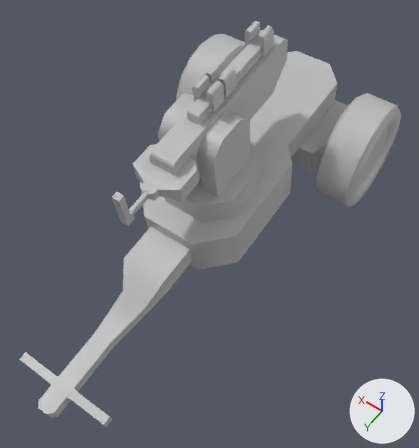
Before and after pictures for a commit that changed the FBX model Assets/Art/Props/ArilleryBase/Artillery.fbx.
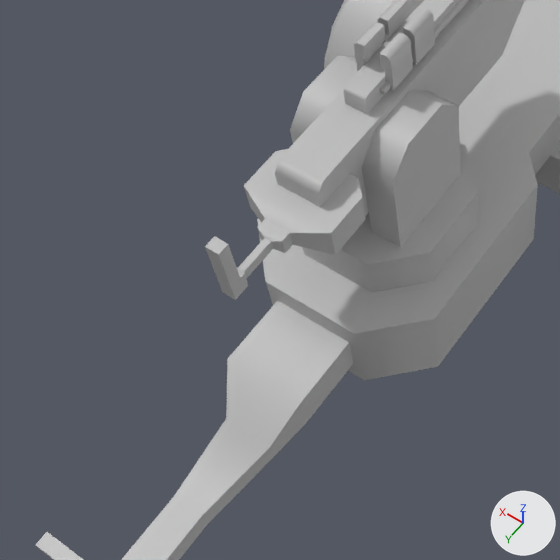
Each version is shown whole from a 50 mm lens placed at (-0.984, 1.403, 2.237), pointed at (-0.13, 0.208, 0.358), then close up on the part from 0% to 73% of the width and 14% to 82% of the height. Every picture has the same lights, and +X, +Y and +Z are marked at lower right. Where no turn or scale is listed for an object, it has been applied to the vertices.

The scene before the commit, as lines of its bpy script (objects in view):
```python
me_mesh = bpy.data.meshes.new('Mesh')
me_mesh.from_pydata(...)  # 616 vertices, 609 faces; spans x -0.5..0.5, y -0.88..1.12, z 0.0..0.95
me_mesh.materials.append(mat_lambert1)  # grey #bcbcbc
ob_artillery = bpy.data.objects.new('Artillery', me_mesh)
ob_artillery.location = (0.0, 0.0, 0.0)
```
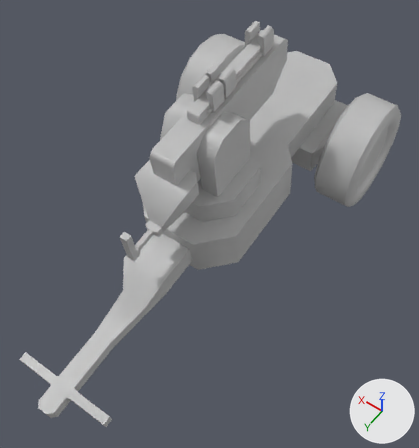
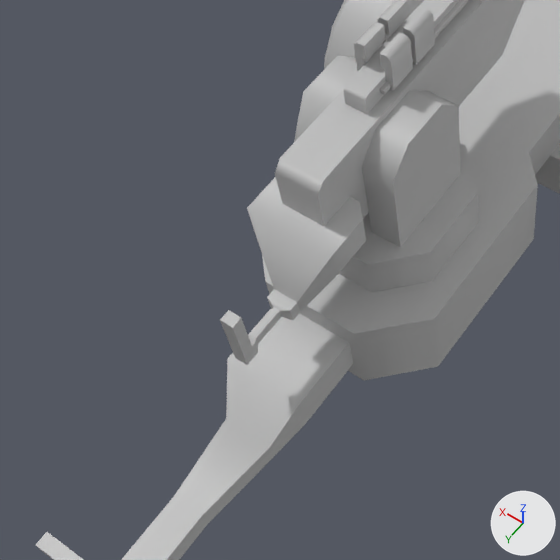
Where the change shows, as pixel boxes [x1, y1, x2, y2] in the close-ups (560 x 560 px; the box of a moved part takes in the faces that stretch with it):
part 1 of me_mesh, moved or reshaped
    before: [205, 219, 293, 300]
    after: [220, 289, 300, 365]
part 2 of me_mesh, moved or reshaped
    before: [244, 92, 366, 255]
    after: [247, 92, 366, 312]
part 3 of me_mesh, shading changed
    both: [36, 0, 560, 560]

What the commit changed:
me_mesh has 616 vertices, 609 faces and spans x -0.5..0.5, y -0.88..1.12, z 0.0..0.95.
me_mesh is used by ob_artillery; location (0.0, 0.0, 0.0).
me_mesh part 1: all 32 vertices in x -0.03..0.03, y 0.38..0.56, z 0.61..0.77 are moved by (0.0, 0.0, -0.22).
me_mesh part 2: 14 of the vertices in x -0.11..0.13, y 0.18..0.36, z 0.62..0.71 are moved by (0.0, 0.0, -0.07).
me_mesh part 3: edges marked sharp go from 574 to 568.
